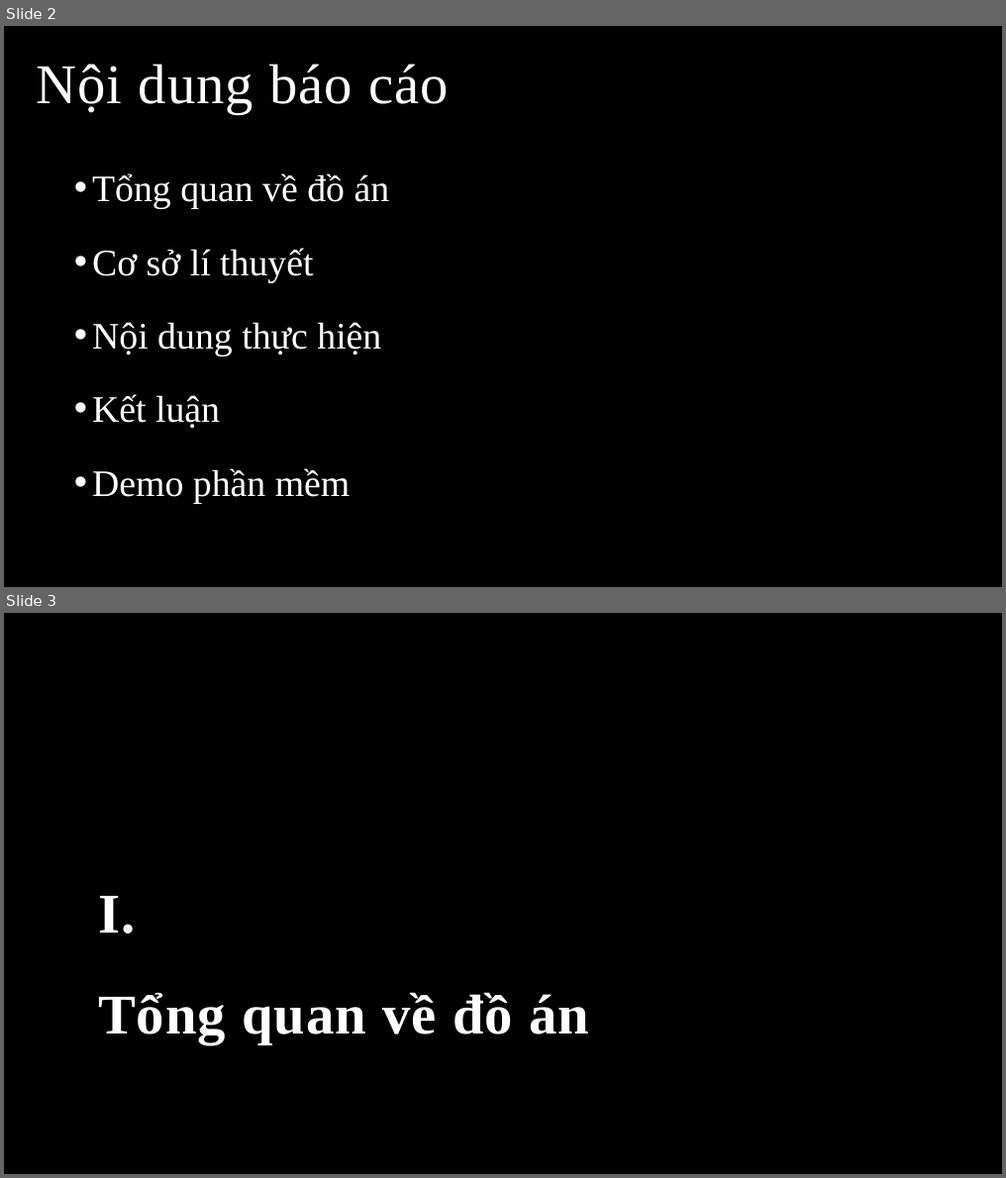
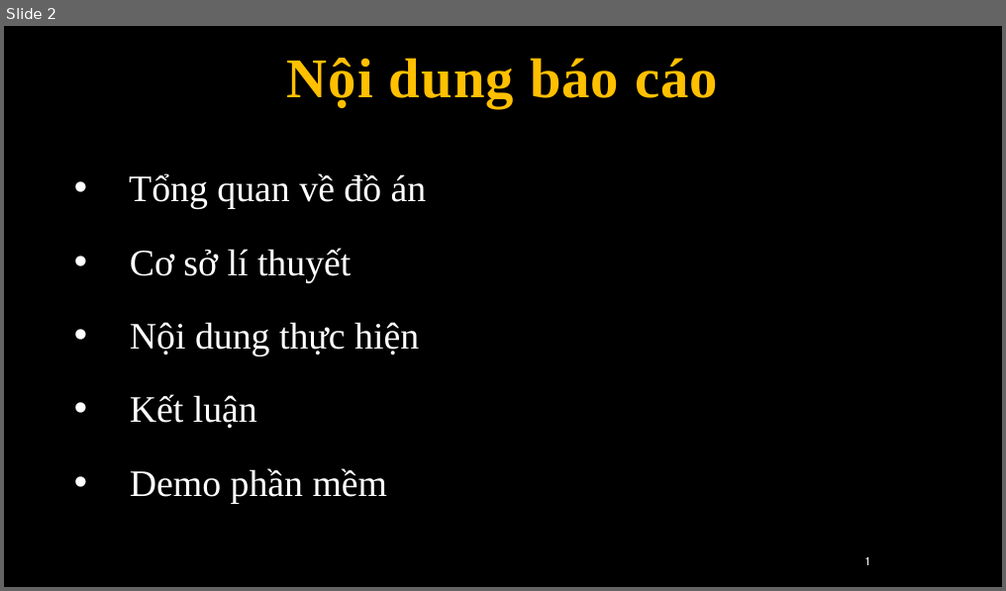
Before and after one commit to hqhoangvuong/DoAn1_CNTT, a slide deck: BaoCao.pptx. Shown one above the other, each under a label of ours: slides 2 and 3 before the commit, slide 2 after it. The pictures are 1006x1178 and 1006x591 pixels, drawn with LibreOffice and Linux fonts; fonts in the diff are those of the drawing; background and template pictures are left out. Boxes give left, top, right and bottom in pixels: in the first picture for what was removed or moved away, otherwise in the second. Text is boxed around its words. In the diff, an @@ line names an element or a change of style, - is before the commit and + after.

```diff
--- a/BaoCao.pptx
+++ b/BaoCao.pptx
@@ slide 3 removed at box(4, 613, 1002, 1174), background picture (left out) @@
@@ title removed at box(98, 896, 589, 1045) @@
-I.
-Tổng quan về đồ án
@@ slide 2 changed as well @@
@@ title "Nội dung báo cáo": place and size @@
-title "Nội dung báo cáo" at box(37, 64, 449, 114)
+title "Nội dung báo cáo" at box(287, 58, 718, 108)
@@ title "Nội dung báo cáo" at box(287, 58, 718, 108): text colour #FFFFFF to #FFC000, bold on; alignment left to centre @@
@@ text "Tổng quan về đồ án": place and size @@
-text "Tổng quan về đồ án" at box(92, 174, 390, 503)
+text "Tổng quan về đồ án" at box(129, 174, 427, 503)
@@ page number added at box(865, 558, 869, 566), 11 pt, text #FFFFFF @@
+1
```
Also in this commit, not shown: 14 other slides changed, 7 other slides removed, 4 other files.
